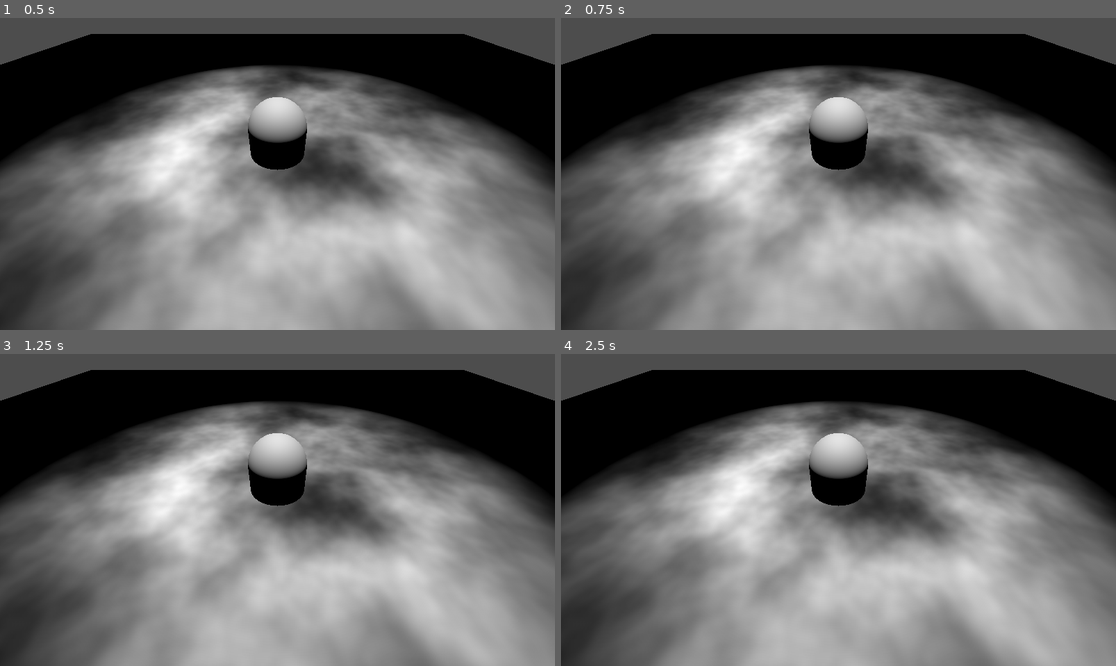
Above: before the commit, frames 1-4 (two rows, left to right).
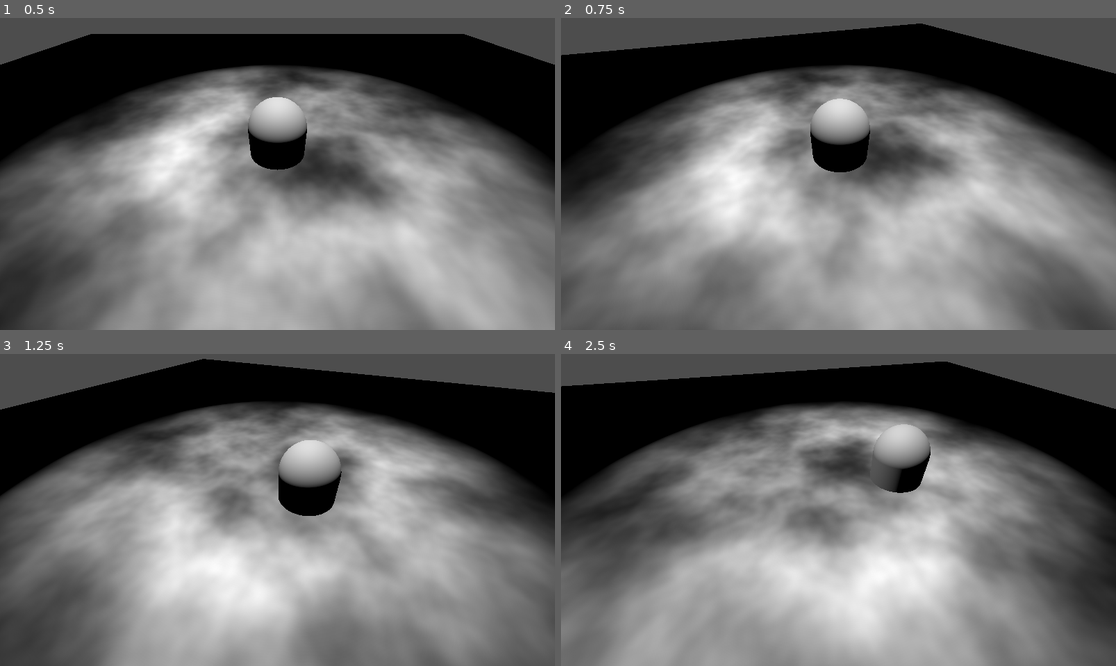
Above: after the commit, the same moments.

Repository: marcinpiotrsobczyk/godot_systems
Game: Godot game, scene res://scenes/camera_following_player.tscn
Two runs of this game, one before a commit and one after it. Both use one fixed random seed, a clock stepped at 60 frames per second and the inputs below.
Inputs (mouse positions are in pixels of both pictures, inside the frame that each line leads up to):
- Up to frame 1 (0.5 s): no input
- Up to frame 2 (0.75 s): tap Enter at 0.5 s; move the mouse to (960, 158) at 0.52 s; hold Q (rotate_camera_left, bound only after the commit) from 0.53 s (still down); click (960, 158) at 0.67 s
- Up to frame 3 (1.25 s): keep holding Q (rotate_camera_left, bound only after the commit); tap E (rotate_camera_right, bound only after the commit) at 0.8 s
- Up to frame 4 (2.5 s): move the mouse to (727, 525) at 1.27 s; release Q (rotate_camera_left, bound only after the commit) at 1.28 s; tap E (rotate_camera_right, bound only after the commit) at 1.35, 2.3 s; click (727, 525) at 1.42 s; tap Q (rotate_camera_left, bound only after the commit) at 1.55 s; move the mouse to (894, 441) at 2.02 s; hold Q (rotate_camera_left, bound only after the commit) from 2.03 s (still down); click (894, 441) at 2.17 s

Frame 1 is identical in both runs. In frame 2, 42% of the frame differs, in the area x 0-100%, y 1-100%; in frame 3, 40%; in frame 4, 54%, in the area x 0-100%, y 2-100%.

Commit message:
Camera rotation

Diff:
--- a/project.godot
+++ b/project.godot
@@ -19,6 +19,44 @@
 
 Quit="*res://scripts/quit.gd"
 
+[input]
+
+toggle_camera_mode={
+"deadzone": 0.2,
+"events": [Object(InputEventKey,"resource_local_to_scene":false,"resource_name":"","device":-1,"window_id":0,"alt_pressed":false,"shift_pressed":false,"ctrl_pressed":false,"meta_pressed":false,"pressed":false,"keycode":0,"physical_keycode":79,"key_label":0,"unicode":111,"location":0,"echo":false,"script":null)
+]
+}
+camera_up={
+"deadzone": 0.2,
+"events": [Object(InputEventKey,"resource_local_to_scene":false,"resource_name":"","device":-1,"window_id":0,"alt_pressed":false,"shift_pressed":false,"ctrl_pressed":false,"meta_pressed":false,"pressed":false,"keycode":0,"physical_keycode":87,"key_label":0,"unicode":119,"location":0,"echo":false,"script":null)
+]
+}
+camera_down={
+"deadzone": 0.2,
+"events": [Object(InputEventKey,"resource_local_to_scene":false,"resource_name":"","device":-1,"window_id":0,"alt_pressed":false,"shift_pressed":false,"ctrl_pressed":false,"meta_pressed":false,"pressed":false,"keycode":0,"physical_keycode":83,"key_label":0,"unicode":115,"location":0,"echo":false,"script":null)
+]
+}
+camera_left={
+"deadzone": 0.2,
+"events": [Object(InputEventKey,"resource_local_to_scene":false,"resource_name":"","device":-1,"window_id":0,"alt_pressed":false,"shift_pressed":false,"ctrl_pressed":false,"meta_pressed":false,"pressed":false,"keycode":0,"physical_keycode":65,"key_label":0,"unicode":97,"location":0,"echo":false,"script":null)
+]
+}
+camera_right={
+"deadzone": 0.2,
+"events": [Object(InputEventKey,"resource_local_to_scene":false,"resource_name":"","device":-1,"window_id":0,"alt_pressed":false,"shift_pressed":false,"ctrl_pressed":false,"meta_pressed":false,"pressed":false,"keycode":0,"physical_keycode":68,"key_label":0,"unicode":100,"location":0,"echo":false,"script":null)
+]
+}
+rotate_camera_left={
+"deadzone": 0.2,
+"events": [Object(InputEventKey,"resource_local_to_scene":false,"resource_name":"","device":-1,"window_id":0,"alt_pressed":false,"shift_pressed":false,"ctrl_pressed":false,"meta_pressed":false,"pressed":false,"keycode":0,"physical_keycode":81,"key_label":0,"unicode":113,"location":0,"echo":false,"script":null)
+]
+}
+rotate_camera_right={
+"deadzone": 0.2,
+"events": [Object(InputEventKey,"resource_local_to_scene":false,"resource_name":"","device":-1,"window_id":0,"alt_pressed":false,"shift_pressed":false,"ctrl_pressed":false,"meta_pressed":false,"pressed":false,"keycode":0,"physical_keycode":69,"key_label":0,"unicode":101,"location":0,"echo":false,"script":null)
+]
+}
+
 [rendering]
 
 renderer/rendering_method="mobile"
--- a/scenes/camera_following_player.tscn
+++ b/scenes/camera_following_player.tscn
@@ -1,31 +1,48 @@
-[gd_scene load_steps=5 format=3 uid="uid://qrhbby8fgl0"]
+[gd_scene load_steps=7 format=3 uid="uid://qrhbby8fgl0"]
 
 [ext_resource type="Material" uid="uid://42n3alpifqpu" path="res://scenes/resources/camera_following_player.tres" id="1_rdmm2"]
+[ext_resource type="Script" uid="uid://dh3n15yh0wskq" path="res://scripts/player.gd" id="2_8gnqd"]
 [ext_resource type="Script" uid="uid://bma5w2u6gmhhu" path="res://scripts/camera_3d.gd" id="2_eldjp"]
+
+[sub_resource type="CapsuleMesh" id="CapsuleMesh_rdmm2"]
 
 [sub_resource type="PlaneMesh" id="PlaneMesh_p1w1k"]
 size = Vector2(20, 20)
 
-[sub_resource type="CapsuleMesh" id="CapsuleMesh_rdmm2"]
+[sub_resource type="BoxShape3D" id="BoxShape3D_eldjp"]
+size = Vector3(20, 0.1, 20)
 
 [node name="CameraFollowingPlayer" type="Node3D"]
-
-[node name="Ground" type="MeshInstance3D" parent="."]
-material_override = ExtResource("1_rdmm2")
-mesh = SubResource("PlaneMesh_p1w1k")
-
-[node name="Player" type="MeshInstance3D" parent="."]
-mesh = SubResource("CapsuleMesh_rdmm2")
-
-[node name="RotationHelper" type="Node3D" parent="Player"]
-
-[node name="Camera3D" type="Camera3D" parent="Player/RotationHelper" node_paths=PackedStringArray("rotation_helper", "player")]
-transform = Transform3D(1, 0, 0, 0, 0.8660254, 0.5, 0, -0.5, 0.8660254, 0, 2, 3)
-script = ExtResource("2_eldjp")
-rotation_helper = NodePath("..")
-player = NodePath("../..")
 
 [node name="SpotLight3D" type="SpotLight3D" parent="."]
 transform = Transform3D(1, 0, 0, 0, -4.371139e-08, 1, 0, -1, -4.371139e-08, 0, 5, 0)
 light_energy = 10.0
 spot_range = 20.0
+
+[node name="RotationHelper" type="Node3D" parent="."]
+
+[node name="Camera3D" type="Camera3D" parent="RotationHelper" node_paths=PackedStringArray("rotation_helper")]
+transform = Transform3D(1, 0, 0, 0, 0.8660254, 0.5, 0, -0.5, 0.8660254, 0, 2, 3)
+current = true
+size = 3.0
+script = ExtResource("2_eldjp")
+rotation_helper = NodePath("..")
+
+[node name="Player" type="Node3D" parent="."]
+script = ExtResource("2_8gnqd")
+
+[node name="MeshInstance" type="MeshInstance3D" parent="Player"]
+mesh = SubResource("CapsuleMesh_rdmm2")
+skeleton = NodePath("../..")
+
+[node name="Ground" type="Node3D" parent="."]
+
+[node name="MeshInstance" type="MeshInstance3D" parent="Ground"]
+material_override = ExtResource("1_rdmm2")
+mesh = SubResource("PlaneMesh_p1w1k")
+skeleton = NodePath("../..")
+
+[node name="Area3D" type="Area3D" parent="Ground/MeshInstance"]
+
+[node name="CollisionShape3D" type="CollisionShape3D" parent="Ground/MeshInstance/Area3D"]
+shape = SubResource("BoxShape3D_eldjp")
--- a/scripts/camera_3d.gd
+++ b/scripts/camera_3d.gd
@@ -1,39 +1,84 @@
 extends Camera3D
 
 @export var rotation_helper: Node3D
-@export var player: Node3D
 
-const CAMERA_ZOOM_SPEED: float = 0.1
+var last_physics_process_mouse_position_average: float = 0.0
+var last_physics_process_mouse_position_samples: Array[Vector2] = []
+const AVERAGE_SAMPLES: int = 5
+const CAMERA_ZOOM_SPEED: float = 0.05
 const CAMERA_ZOOM_MIN: float = 2.0
 const CAMERA_ZOOM_MAX: float = 9.0
-const CAMERA_ROTATION_SPEED: float = 0.01
+const CAMERA_ROTATION_SPEED: float = 2.0
 
 func get_camera_position_y(z: float) -> float:
 	return z/2.0 + z*z / 10.0
 
+
 func get_camera_rotation_x(z: float) -> float:
 	return -30.0 - z * 5.0
+
+
+func handle_zoom(event: InputEventMouseButton) -> void:
+	var camera_position_difference: Vector3 = global_position - rotation_helper.global_position
+	camera_position_difference.y = 0.0
+	var camera_distance = camera_position_difference.length()
+	if event.button_index == MOUSE_BUTTON_WHEEL_DOWN:
+		if camera_distance < CAMERA_ZOOM_MAX:
+			position.z += camera_distance *  CAMERA_ZOOM_SPEED
+			position.y = get_camera_position_y(position.z)
+			rotation_degrees.x = get_camera_rotation_x(position.z)
+	elif event.button_index == MOUSE_BUTTON_WHEEL_UP:
+		if camera_distance > CAMERA_ZOOM_MIN:
+			position.z -= camera_distance *  CAMERA_ZOOM_SPEED
+			position.y = get_camera_position_y(position.z)
+			rotation_degrees.x = get_camera_rotation_x(position.z)
+
+
+func rotate_camera(delta: float) -> void:
+	var rotation_change: float = 0.0
+	if Input.is_mouse_button_pressed(MOUSE_BUTTON_MIDDLE):
+		var mouse_position = get_viewport().get_mouse_position()
+		if last_physics_process_mouse_position_average != 0.0:
+			var mouse_position_delta: float = mouse_position.x - last_physics_process_mouse_position_average
+			if mouse_position_delta > 0:
+				rotation_change = -1.0
+			elif  mouse_position_delta < 0:
+				rotation_change = 1.0
+	else:
+		if Input.is_action_pressed("rotate_camera_right"):
+			rotation_change = 1.0
+		elif Input.is_action_pressed("rotate_camera_left"):
+			rotation_change = -1.0
+	if rotation_change != 0.0:
+		rotation_helper.rotate(Vector3.UP, rotation_change * delta * CAMERA_ROTATION_SPEED)
+
+
+func update_mouse_position_average() -> void:
+	if last_physics_process_mouse_position_samples.size() >= AVERAGE_SAMPLES:
+		last_physics_process_mouse_position_samples.pop_front()
+	var mouse_position = get_viewport().get_mouse_position()
+	last_physics_process_mouse_position_samples.push_back(mouse_position)
+	var new_average: float = 0.0
+	for sample in last_physics_process_mouse_position_samples:
+		new_average += sample.x
+	new_average /= AVERAGE_SAMPLES
+	last_physics_process_mouse_position_average = new_average
 
 
 func _ready() -> void:
 	position.y = get_camera_position_y(position.z)
 	rotation_degrees.x = get_camera_rotation_x(position.z)
 
+
+func _process(_delta: float) -> void:
+	pass
+
+
+func _physics_process(delta: float) -> void:
+	rotate_camera(delta)
+	update_mouse_position_average()
+
+
 func _input(event: InputEvent) -> void:
 	if event is InputEventMouseButton:
-		var position_difference: Vector3 = global_position - player.global_position
-		position_difference.y = 0.0
-		if event.button_index == MOUSE_BUTTON_WHEEL_UP:
-			if position_difference.length() < CAMERA_ZOOM_MAX:
-				position.z += position_difference.length() *  CAMERA_ZOOM_SPEED
-				position.y = get_camera_position_y(position.z)
-				rotation_degrees.x = get_camera_rotation_x(position.z)
-		elif event.button_index == MOUSE_BUTTON_WHEEL_DOWN:
-			if position_difference.length() > CAMERA_ZOOM_MIN:
-				position.z -= position_difference.length() *  CAMERA_ZOOM_SPEED
-				position.y = get_camera_position_y(position.z)
-				rotation_degrees.x = get_camera_rotation_x(position.z)
-	elif event is InputEventMouseMotion:
-		if Input.is_mouse_button_pressed(MOUSE_BUTTON_MIDDLE):
-			var movement_horizontal = event.screen_relative.x * CAMERA_ROTATION_SPEED
-			rotation_helper.rotate(Vector3.UP, movement_horizontal)
+		handle_zoom(event)
--- /dev/null
+++ b/scripts/player.gd
@@ -0,0 +1,41 @@
+extends Node3D
+
+
+var desired_player_position: Vector3 = Vector3.ZERO
+const PLAYER_MOVEMENT_SPEED: float = 1.0
+
+
+func handle_desired_position(event: InputEventMouseButton) -> void:
+		if event.button_index == MOUSE_BUTTON_LEFT:
+			var hit_position: Vector3 = shoot_ray()
+			desired_player_position = hit_position
+
+
+func move_player(delta: float) -> void:
+	var difference: Vector3 = desired_player_position-global_position
+	difference.y = position.y
+	if difference.length() > 0.1:
+		var new_player_position: Vector3 = global_position
+		new_player_position += difference.normalized() * delta * PLAYER_MOVEMENT_SPEED
+		global_position = new_player_position
+		# print("desired position: %, new position: %", [desired_player_position, new_player_position])
+
+
+func shoot_ray() -> Vector3:
+	if RandomNumberGenerator.new().randi() % 2 == 0:
+		return Vector3(0, 0, 9.0)
+	else:
+		return Vector3(0, 0, -9.0)
+
+
+func _process(_delta: float) -> void:
+	pass
+
+
+func _physics_process(delta: float) -> void:
+	move_player(delta)
+
+
+func _input(event: InputEvent) -> void:
+	if event is InputEventMouseButton:
+		handle_desired_position(event)
Not shown, added: scripts/player.gd.uid
